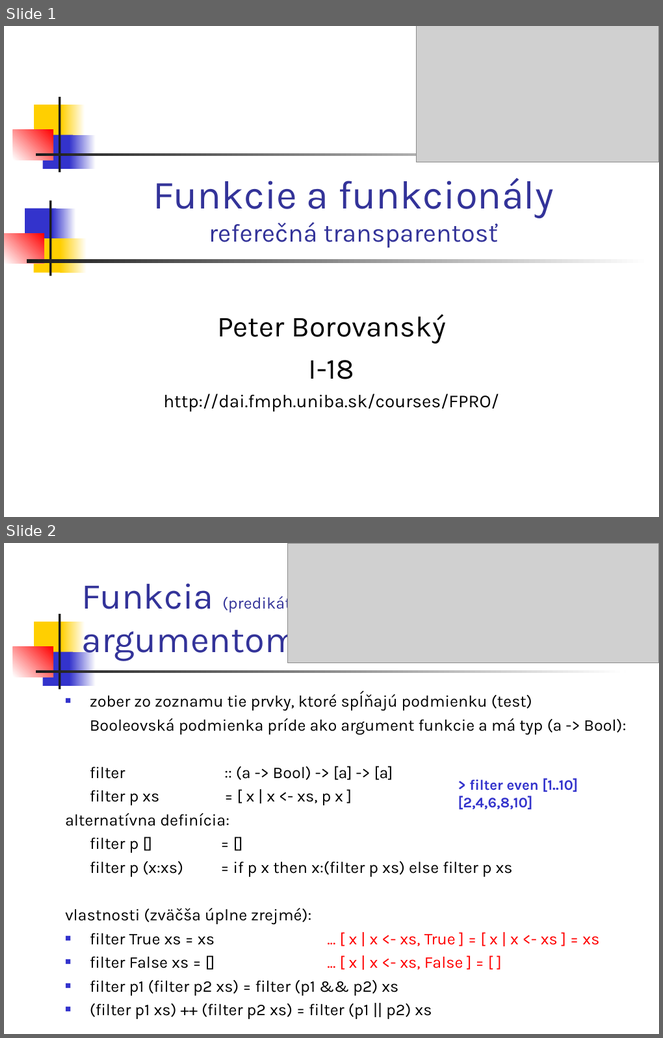
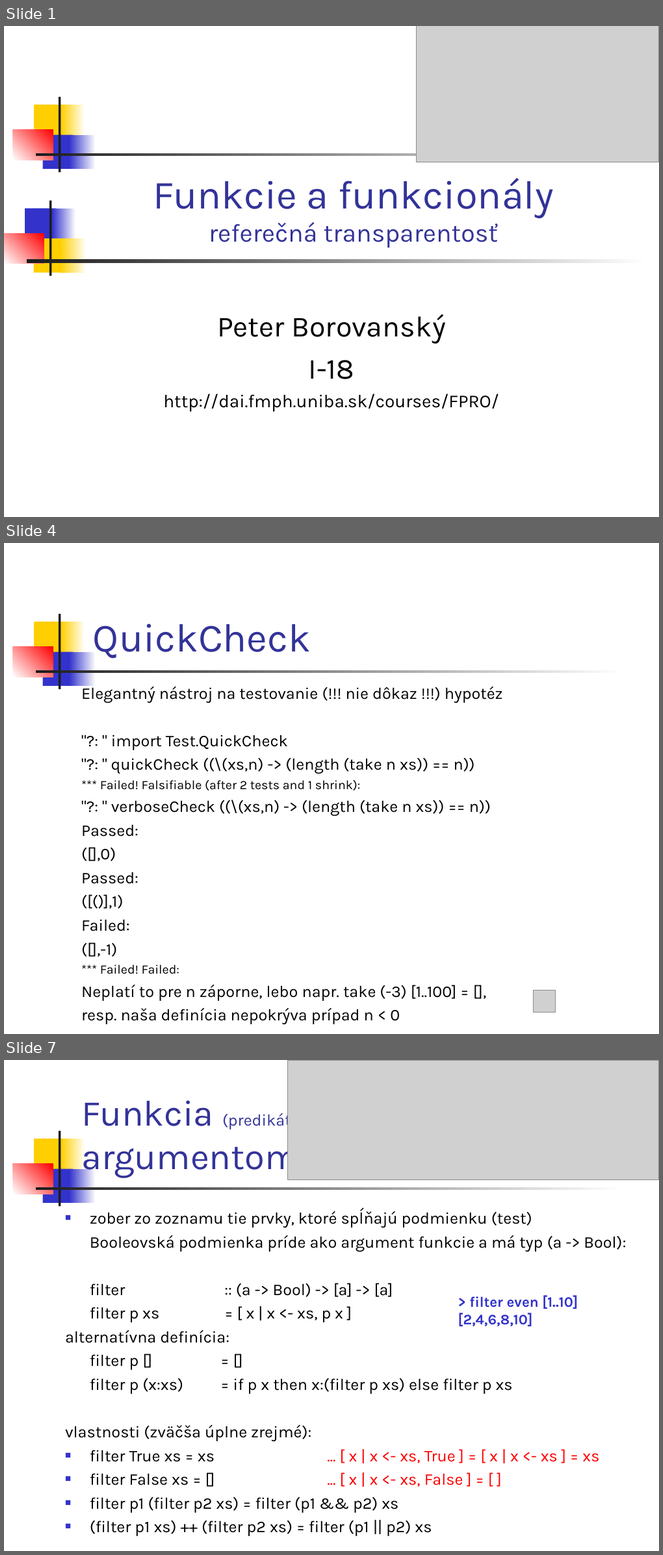
Before and after one commit to Funkcionalne/Prednasky, a slide deck: 02/02_fpro.ppt. Shown one above the other, each under a label of ours: slides 1 and 2 before the commit, slides 1, 4 and 7 after it; the slides between them are not shown. The pictures are 663x1038 and 663x1555 pixels, drawn with LibreOffice and Linux fonts; fonts in the diff are those of the drawing; grey boxes stand for pictures. Boxes give left, top, right and bottom in pixels: in the first picture for what was removed or moved away, otherwise in the second. Text is boxed around its words. In the diff, an @@ line names an element or a change of style, - is before the commit and + after.

```diff
--- a/02/02_fpro.ppt
+++ b/02/02_fpro.ppt
@@ slide 4 added at [4,543,659,1034], background #FFFFFF; not listed: 7 template elements that a slide beside it also shows @@
@@ title added at [93,624,311,659], 44 pt, text #333399 @@
+QuickCheck
@@ text added at [81,684,503,1025], 18 pt, text #000000 @@
+Elegantný nástroj na testovanie (!!! nie dôkaz !!!) hypotéz
+"?: " import Test.QuickCheck
+"?: " quickCheck ((\(xs,n) -> (length (take n xs)) == n))
+*** Failed! Falsifiable (after 2 tests and 1 shrink):
+"?: " verboseCheck ((\(xs,n) -> (length (take n xs)) == n))
+Passed:
+([],0)
+Passed:
+([()],1)
+Failed:
+([],-1)
+*** Failed! Failed:
+Neplatí to pre n záporne, lebo napr. take (-3) [1..100] = [],
+resp. naša definícia nepokrýva prípad n < 0
@@ picture added at [533,990,555,1012] @@
@@ what was slide 2 is now slide 7 @@
```
Also in this commit, not shown: 1 slide changed, 5 other slides added, 2 other files.
